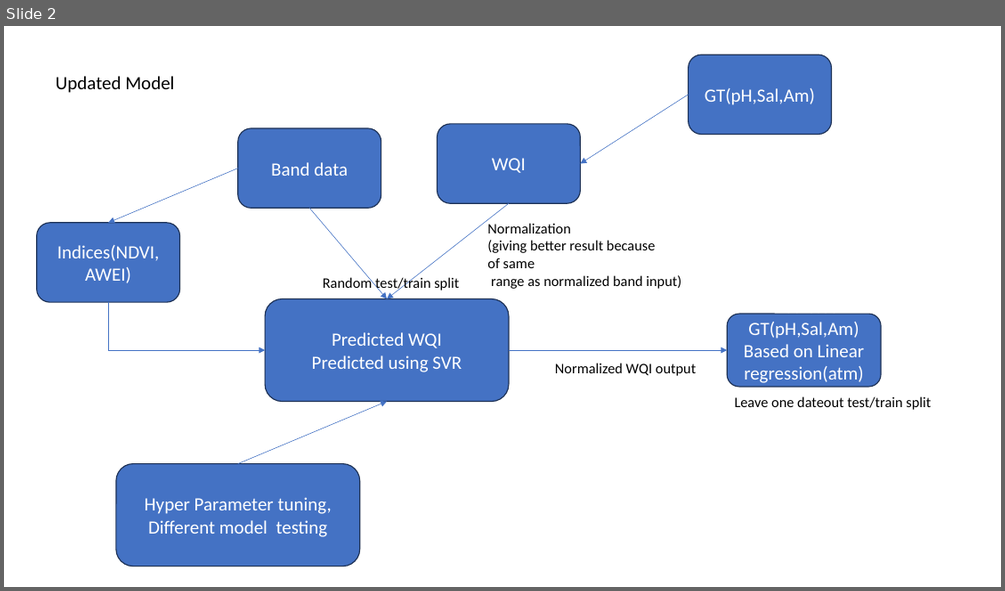
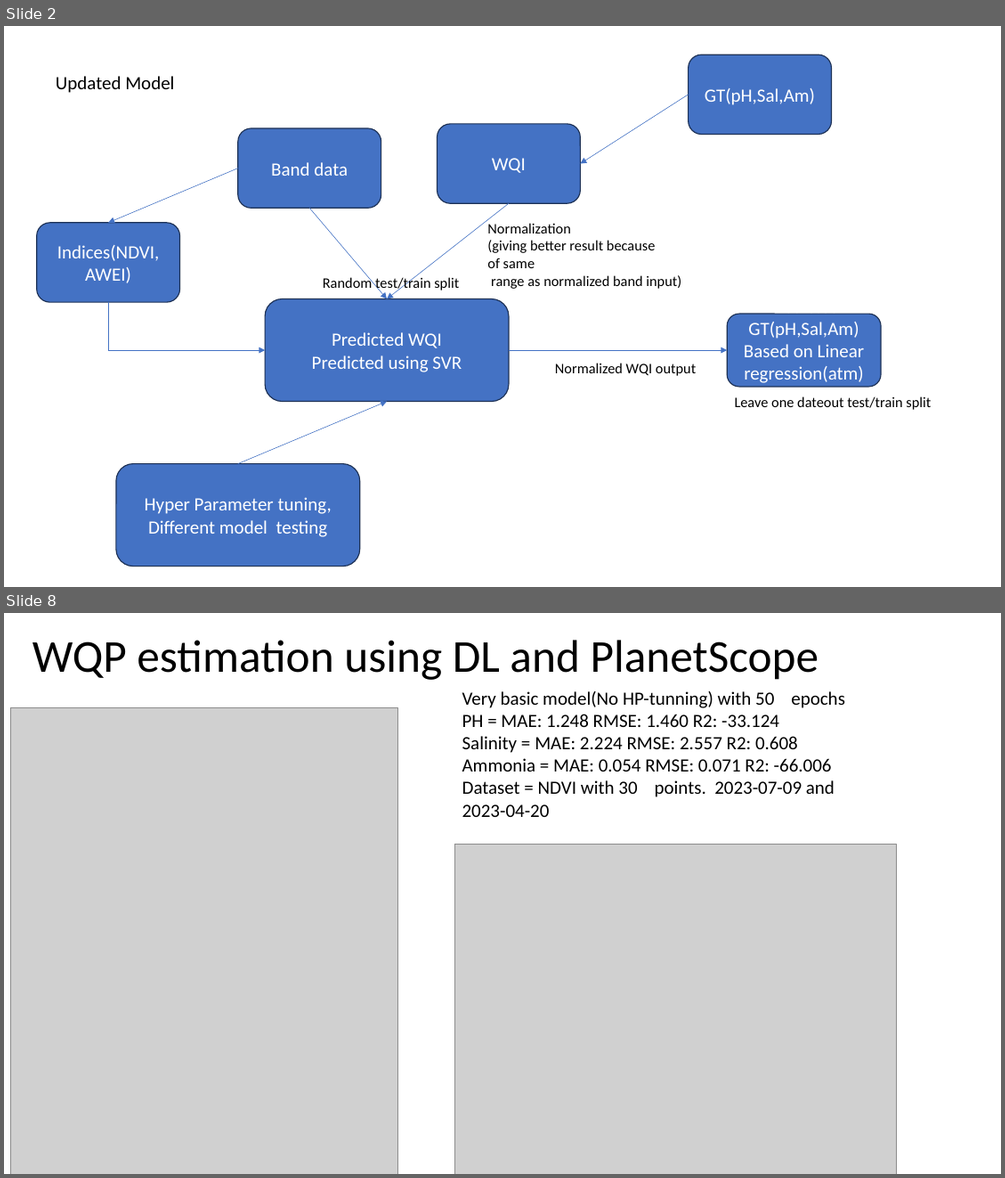
Before and after one commit to RohitPingale/DailyWorkAtCompany, a slide deck: Documents/Presentation1.pptx. Shown one above the other, each under a label of ours: slide 2 before the commit, slides 2 and 8 after it; the slides between them are not shown. The pictures are 1005x591 and 1005x1178 pixels, drawn with LibreOffice and Linux fonts; fonts in the diff are those of the drawing; grey boxes stand for pictures. Boxes give left, top, right and bottom in pixels: in the first picture for what was removed or moved away, otherwise in the second. Text is boxed around its words. In the diff, an @@ line names an element or a change of style, - is before the commit and + after.

```diff
--- a/Documents/Presentation1.pptx
+++ b/Documents/Presentation1.pptx
@@ slide 8 added at (4,613,1001,1174), background #FFFFFF @@
@@ title added at (32,640,819,680), 44 pt, text #000000 @@
+WQP estimation using DL and PlanetScope
@@ text added at (462,691,845,817), 18 pt, text #000000 @@
+Very basic model(No HP-tunning) with 50 epochs
+PH = MAE: 1.248 RMSE: 1.460 R2: -33.124
+Salinity = MAE: 2.224 RMSE: 2.557 R2: 0.608
+Ammonia = MAE: 0.054 RMSE: 0.071 R2: -66.006
+Dataset = NDVI with 30 points. 2023-07-09 and
+2023-04-20
@@ picture added at (11,708,398,1174) @@
@@ picture added at (455,844,897,1174) @@
```
Also in this commit, not shown: 6 other slides added, 3 other files.
